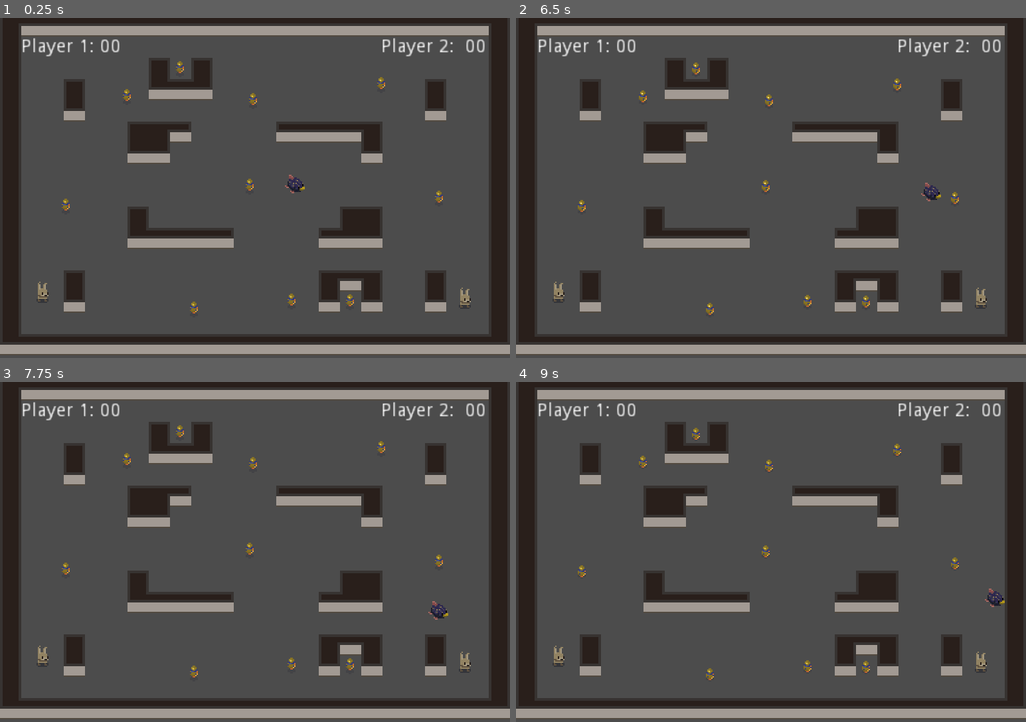
Above: before the commit, frames 1-4 (two rows, left to right).
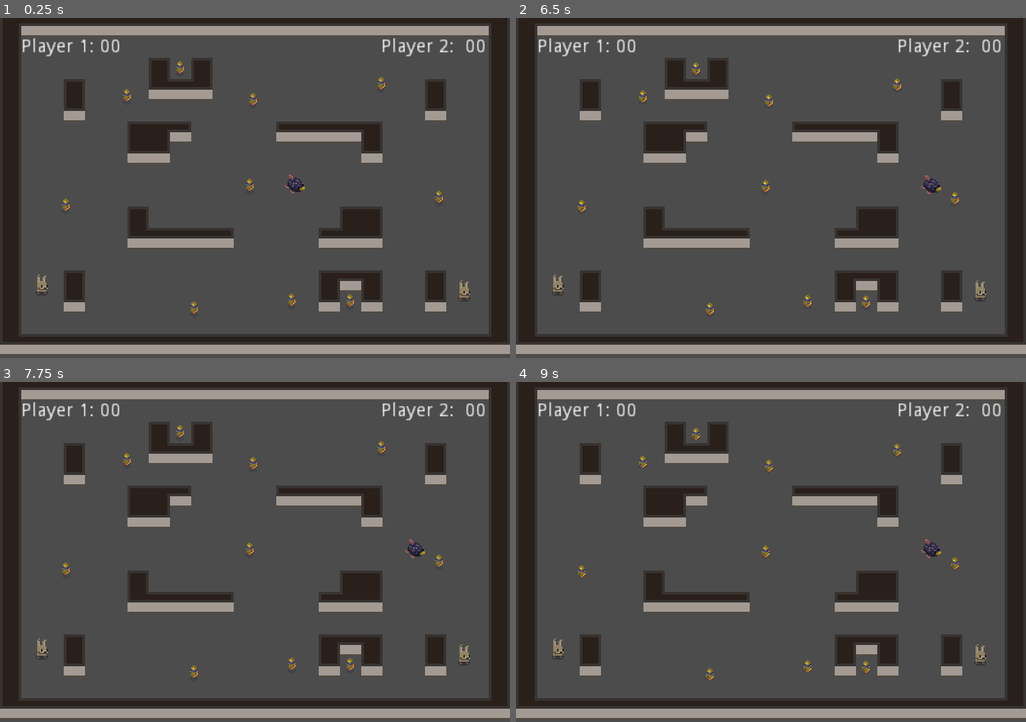
Above: after the commit, the same moments.

Repository: Pawel-9215/pipi_game
Game: Godot game, scene res://prototype_levels/Test_scene_1.tscn
Two runs of this game, one before a commit and one after it. Both use one fixed random seed, a clock stepped at 60 frames per second and the inputs below.
Inputs:
- Up to frame 1 (0.25 s): no input
- Up to frame 2 (6.5 s): no input
- Up to frame 3 (7.75 s): no input
- Up to frame 4 (9 s): no input

The runs differ from the first frame. In frame 1, 0.2% of the frame differs, in the area x 7-93%, y 75-85%; in frame 2, 0.4%; in frame 3, 0.4%, in the area x 7-93%, y 46-85%; in frame 4, 0.4%.

Commit message:
pipi raycast bug fixed

Diff:
--- a/enemies/PlayerDetection.gd
+++ b/enemies/PlayerDetection.gd
@@ -23,7 +23,7 @@
 		rotation = atan2(velocity_norm.y, velocity_norm.x)
 # Called every frame. 'delta' is the elapsed time since the previous frame.
 
-func _process(delta):
+func _physics_process(delta):
 	rotate_area()
 	player_detection()
 
@@ -35,24 +35,21 @@
 		emit_signal("player_lost")
 
 func player_detection():
-	if player_in_fov:
-		if player_in_LOS():
-			player_detected = true
-		else:
-			player_detected = false
+	if player_in_fov and player_in_LOS():
+		player_detected = true
 	else:
 		player_detected = false
 
 func player_in_LOS():
 	var space = get_world_2d().direct_space_state
-	var LOS_obstacle = space.intersect_ray(pipi.global_position,
+	var LOS_obstacle = space.intersect_ray(global_position,
 											player.global_position,
 											[self, pipi],
-											5)
+											5, true, false)
 
 
 	if not LOS_obstacle:
-		print("no obstacle")
+		print("no obstacle", LOS_obstacle)
 		return false
 	else:
 		print("obstacle: ", LOS_obstacle.collider)
@@ -69,6 +66,8 @@
 	if player_in_fov == false:
 		player_in_fov = true
 		player = body
+	else:
+		pass
 
 
 func _on_PlayerDetection_body_exited(body):
--- /dev/null
+++ b/enemies/PlayerDetection.tscn
@@ -0,0 +1,14 @@
+[gd_scene load_steps=2 format=2]
+
+[ext_resource path="res://enemies/PlayerDetection.gd" type="Script" id=1]
+
+[node name="PlayerDetection" type="Area2D"]
+collision_layer = 64
+script = ExtResource( 1 )
+
+[node name="CollisionPolygon2D" type="CollisionPolygon2D" parent="."]
+rotation = -1.57079
+polygon = PoolVector2Array( -24, 0, -64, 84, 64, 84, 24, 0, 0, -32 )
+
+[connection signal="body_entered" from="." to="." method="_on_PlayerDetection_body_entered"]
+[connection signal="body_exited" from="." to="." method="_on_PlayerDetection_body_exited"]
--- a/players/Player_base.tscn
+++ b/players/Player_base.tscn
@@ -4,7 +4,11 @@
 [ext_resource path="res://players/Player_base.gd" type="Script" id=2]
 [ext_resource path="res://players/modules/piggybank.tscn" type="PackedScene" id=3]
 
-[sub_resource type="SpriteFrames" id=1]
+[sub_resource type="CapsuleShape2D" id=1]
+radius = 2.19002
+height = 4.60776
+
+[sub_resource type="SpriteFrames" id=2]
 animations = [ {
 "frames": [ ExtResource( 1 ) ],
 "loop": true,
@@ -12,21 +16,18 @@
 "speed": 5.0
 } ]
 
-[sub_resource type="CapsuleShape2D" id=2]
-radius = 2.19002
-height = 4.60776
-
 [node name="Player" type="KinematicBody2D"]
 collision_mask = 21
 script = ExtResource( 2 )
 
+[node name="CollisionShape2D" type="CollisionShape2D" parent="."]
+position = Vector2( -0.0166025, 0.00490475 )
+rotation = -1.57079
+shape = SubResource( 1 )
+
 [node name="animated_sprite" type="AnimatedSprite" parent="."]
-frames = SubResource( 1 )
-
-[node name="CollisionShape2D" type="CollisionShape2D" parent="."]
-position = Vector2( 0.629961, 5.5909 )
-rotation = -1.57079
-shape = SubResource( 2 )
+position = Vector2( -0.481023, -5.65221 )
+frames = SubResource( 2 )
 
 [node name="piggybank" parent="." instance=ExtResource( 3 )]
-position = Vector2( 0.595276, 3.07559 )
+position = Vector2( -0.018178, -2.57662 )
